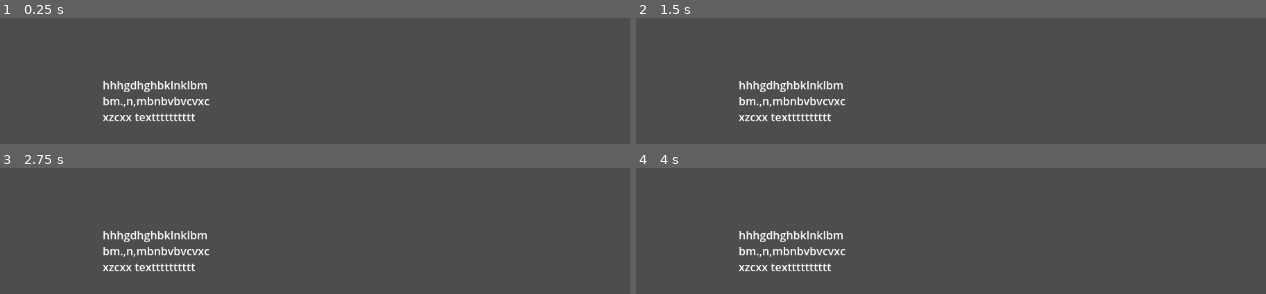
Above: before the commit, frames 1-4 (two rows, left to right).
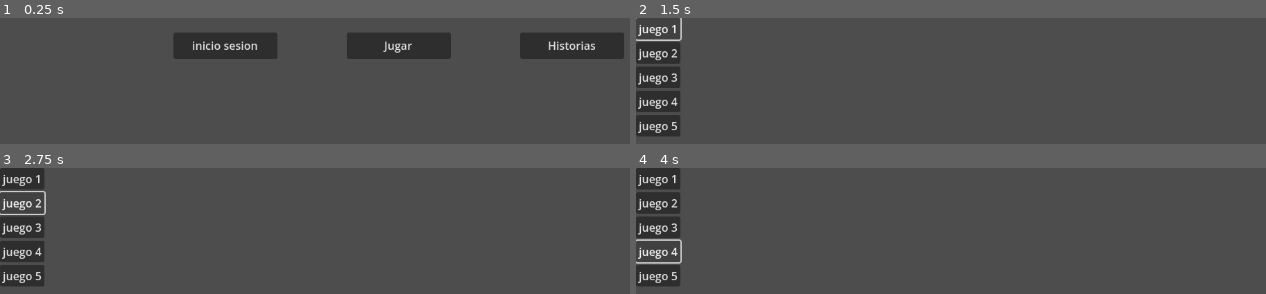
Above: after the commit, the same moments.

Repository: TadeoMena/Plata
Game: Godot game, scene res://scenes/MainMenu.tscn
Two runs of this game, one before a commit and one after it. Both use one fixed random seed, a clock stepped at 60 frames per second and the inputs below. Before the commit the project starts from res://scenes/Stories.tscn.
Inputs (mouse positions are in pixels of both pictures, inside the frame that each line leads up to):
- Up to frame 1 (0.25 s): no input
- Up to frame 2 (1.5 s): click (1032, 45) at 0.5 s, where only the run after the commit has a clickable "Jugar"; click (661, 29) at 1.25 s, where only the run after the commit has a clickable "juego 1"
- Up to frame 3 (2.75 s): click (25, 203) at 2 s, where only the run after the commit has a clickable "juego 2"
- Up to frame 4 (4 s): click (661, 227) at 2.75 s, where only the run after the commit has a clickable "juego 3"; click (661, 251) at 3.5 s, where only the run after the commit has a clickable "juego 4"

The runs differ from the first frame. In frame 1, 12% of the frame differs, in the area x 16-100%, y 11-82%; in frame 2, 6.4%; in frame 3, 6.4%; in frame 4, 6.5%.

Commit message:
Comenzando

Diff:
--- a/project.godot
+++ b/project.godot
@@ -11,7 +11,7 @@
 [application]
 
 config/name="Nuevo Proyecto de Juego"
-run/main_scene="uid://djy3khe30prst"
+run/main_scene="uid://je5kfgd57xfj"
 config/features=PackedStringArray("4.4", "GL Compatibility")
 config/icon="res://icon.svg"
 
--- a/scenes/MainMenu.tscn
+++ b/scenes/MainMenu.tscn
@@ -2,13 +2,10 @@
 
 [ext_resource type="Script" uid="uid://3r3rhwt4utbo" path="res://Scripts/MainMenu.gd" id="1_yqorp"]
 
-[node name="MainMenu" type="Control"]
-layout_mode = 3
-anchors_preset = 0
+[node name="MainMenu" type="Node2D"]
 script = ExtResource("1_yqorp")
 
 [node name="HBoxContainer" type="HBoxContainer" parent="."]
-layout_mode = 0
 offset_top = 21.0
 offset_right = 1151.0
 offset_bottom = 59.0
